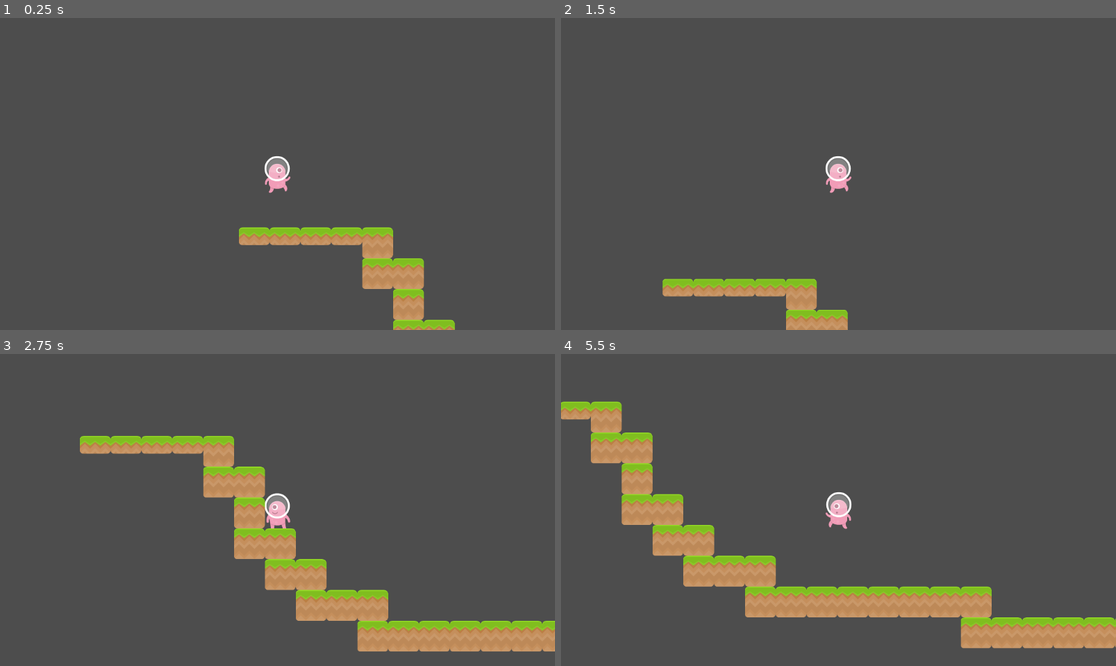
Above: before the commit, frames 1-4 (two rows, left to right).
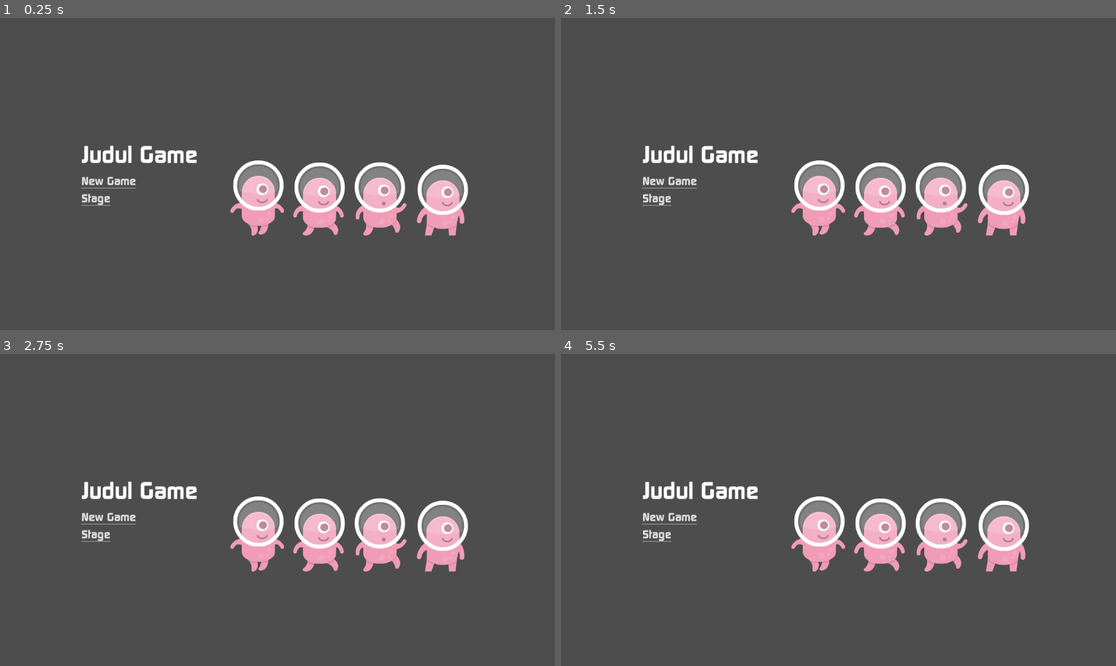
Above: after the commit, the same moments.

Repository: naylafn/tutorial6-gamedev
Game: Godot game, scene res://scenes/MainMenu.tscn
The game is run twice, just before and just after one commit, with the same random seed, the same clock (stepped at 60 frames per second) and the same inputs. Before the commit the project starts from res://scenes/Level 1.tscn.
Inputs:
- Up to frame 1 (0.25 s): no input
- Up to frame 2 (1.5 s): hold Right (right) from 0.53 s (still down); tap Space (jump) at 0.77 s
- Up to frame 3 (2.75 s): tap Space (jump) at 1.52 s; release Right (right) at 2.03 s; hold Left (left) from 2.03 s (still down)
- Up to frame 4 (5.5 s): tap Enter at 2.75 s; release Left (left) at 2.78 s; hold Right (right) 2.78-4.28 s; tap Space (jump) at 3.02, 3.77, 4.52 s; hold Left (left) 4.28-5.03 s; hold Right (right) from 5.03 s (still down)

The runs differ from the first frame. In frame 1, 11% of the frame differs, in the area x 14-85%, y 40-100%; in frame 2, 10%; in frame 3, 17%; in frame 4, 21%, in the area x 0-100%, y 15-95%.

Commit message:
Latihan: Clickable Menu

Diff:
--- a/project.godot
+++ b/project.godot
@@ -15,7 +15,7 @@
 [application]
 
 config/name="tutorial-6"
-run/main_scene="res://scenes/Level 1.tscn"
+run/main_scene="uid://btxj7qg63smil"
 config/features=PackedStringArray("4.6")
 config/icon="res://icon.png"
 
--- /dev/null
+++ b/scenes/LinkButton.gd
@@ -0,0 +1,6 @@
+extends LinkButton
+
+@export var scene_to_load: String
+
+func _on_New_Game_pressed():
+	get_tree().change_scene_to_file(str("res://scenes/" + scene_to_load + ".tscn"))
--- a/scenes/MainMenu.tscn
+++ b/scenes/MainMenu.tscn
@@ -2,6 +2,7 @@
 
 [ext_resource type="FontFile" uid="uid://cp20ih21w1lg6" path="res://assets/Fonts/continuum bold.ttf" id="1_0ykhv"]
 [ext_resource type="Texture2D" uid="uid://dwc8dd51xoi1h" path="res://assets/kenney_platformerpack/Spritesheets/spritesheet_alien.png" id="2_2wh52"]
+[ext_resource type="Script" uid="uid://dlqwihkp7qvn2" path="res://scenes/LinkButton.gd" id="2_ow34m"]
 
 [node name="MainMenu" type="MarginContainer" unique_id=1558552140]
 anchors_preset = 15
@@ -36,6 +37,8 @@
 theme_override_fonts/font = ExtResource("1_0ykhv")
 theme_override_font_sizes/font_size = 25
 text = "New Game"
+script = ExtResource("2_ow34m")
+scene_to_load = "Level 1"
 
 [node name="LinkButton2" type="LinkButton" parent="HBoxContainer/VBoxContainer/VBoxContainer" unique_id=820186080]
 layout_mode = 2
@@ -50,3 +53,5 @@
 layout_mode = 2
 texture = ExtResource("2_2wh52")
 stretch_mode = 3
+
+[connection signal="pressed" from="HBoxContainer/VBoxContainer/VBoxContainer/LinkButton" to="HBoxContainer/VBoxContainer/VBoxContainer/LinkButton" method="_on_New_Game_pressed"]
Not shown, added: scenes/LinkButton.gd.uid
